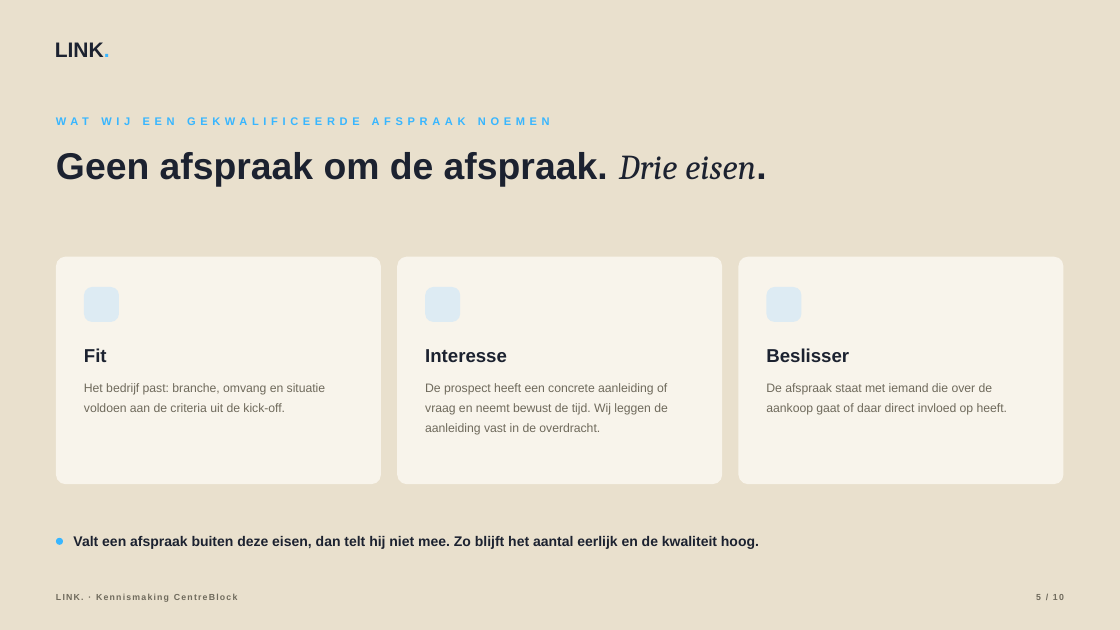
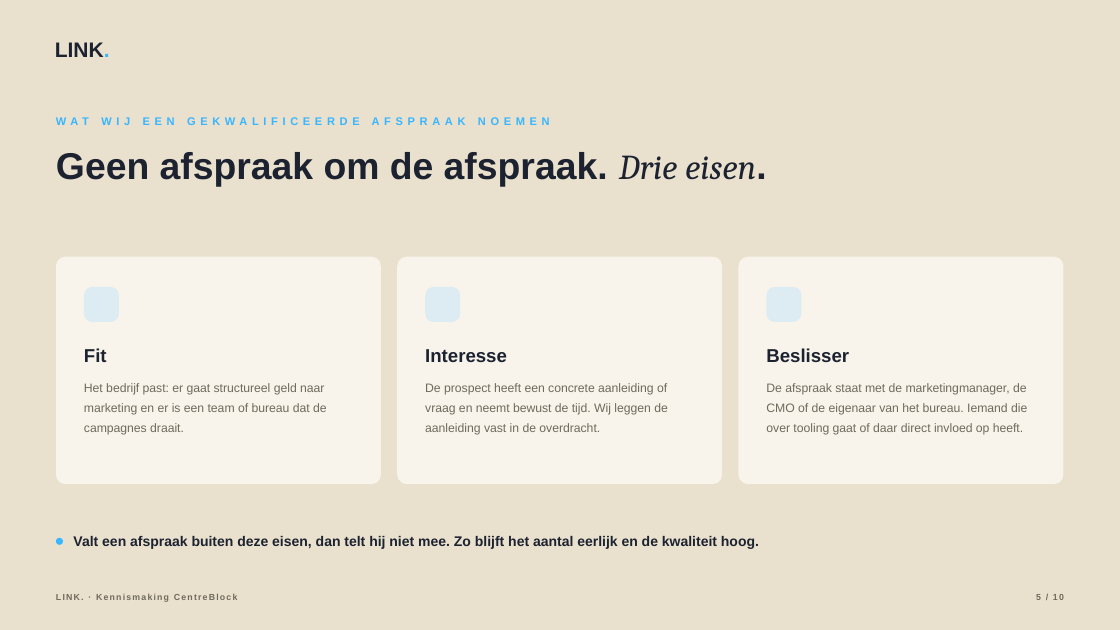
Before and after one commit to hens-lang/Test, a slide deck: slide 5 of output/LINK. kennismaking CentreBlock.pptx. Drawn at 1120x630 pixels with LibreOffice and Linux fonts; fonts in the diff are those of the drawing; background and template pictures are left out. Boxes give left, top, right and bottom in pixels: in the first picture for what was removed or moved away, otherwise in the second. Text is boxed around its words. In the diff, an @@ line names an element or a change of style, - is before the commit and + after.

```diff
--- a/output/LINK. kennismaking CentreBlock.pptx
+++ b/output/LINK. kennismaking CentreBlock.pptx
@@ text at box(84, 383, 327, 435): text changed @@
-Het bedrijf past: branche, omvang en situatie voldoen aan de criteria uit de kick-off.
+Het bedrijf past: er gaat structureel geld naar marketing en er is een team of bureau dat de campagnes draait.
@@ text at box(766, 383, 1027, 435): text changed @@
-De afspraak staat met iemand die over de aankoop gaat of daar direct invloed op heeft.
+De afspraak staat met de marketingmanager, de CMO of de eigenaar van het bureau. Iemand die over tooling gaat of daar direct invloed op heeft.
```
Also in this commit, not shown: 6 other slides changed, 10 other files.
